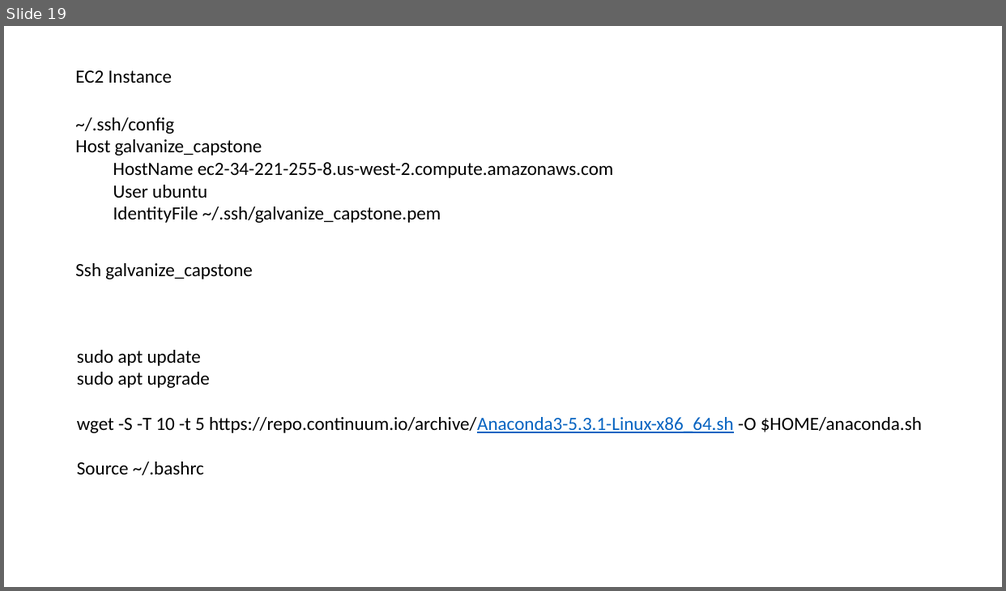
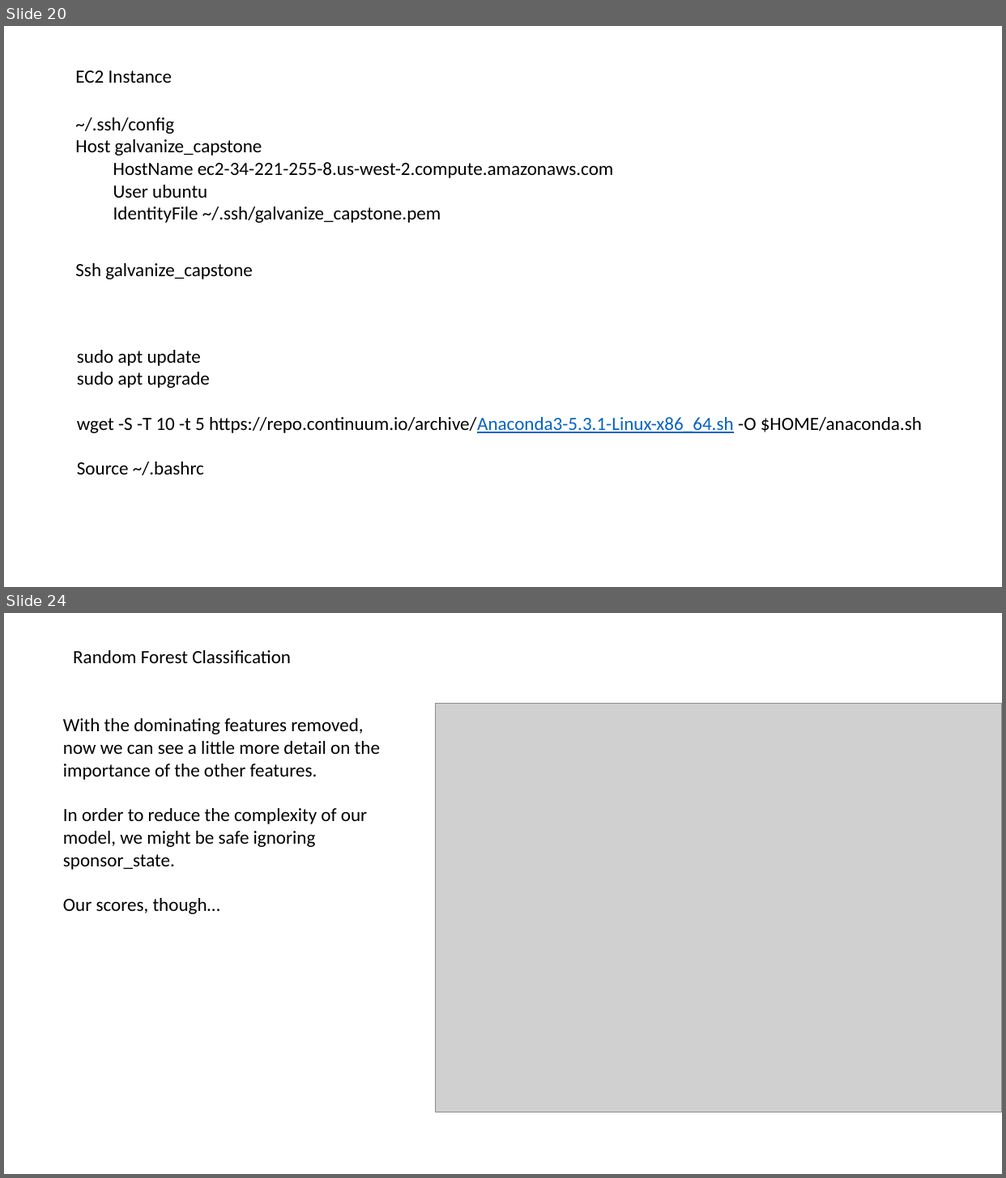
Before and after one commit to BruceZu/galvanize_capstone, a slide deck: Galvanize Capstone Process.pptx. Shown one above the other, each under a label of ours: slide 19 before the commit, slides 20 and 24 after it; the slides between them are not shown. The pictures are 1006x591 and 1006x1178 pixels, drawn with LibreOffice and Linux fonts; fonts in the diff are those of the drawing; grey boxes stand for pictures. Boxes give left, top, right and bottom in pixels: in the first picture for what was removed or moved away, otherwise in the second. Text is boxed around its words. In the diff, an @@ line names an element or a change of style, - is before the commit and + after.

Commit message:
added slides for finalizing nlp model

```diff
--- a/Galvanize Capstone Process.pptx
+++ b/Galvanize Capstone Process.pptx
@@ slide 24 added at box(4, 613, 1002, 1174), background #FFFFFF @@
@@ text added at box(73, 650, 291, 663), 18 pt, text #000000 @@
+Random Forest Classification
@@ picture added at box(435, 704, 1002, 1112) @@
@@ text added at box(63, 718, 380, 914), 18 pt, text #000000 @@
+With the dominating features removed, now we can see a little more detail on the importance of the other features.
+In order to reduce the complexity of our model, we might be safe ignoring sponsor_state.
+Our scores, though…
@@ what was slide 19 is now slide 20 @@
```
Also in this commit, not shown: 11 other slides added, 1 slide removed.
